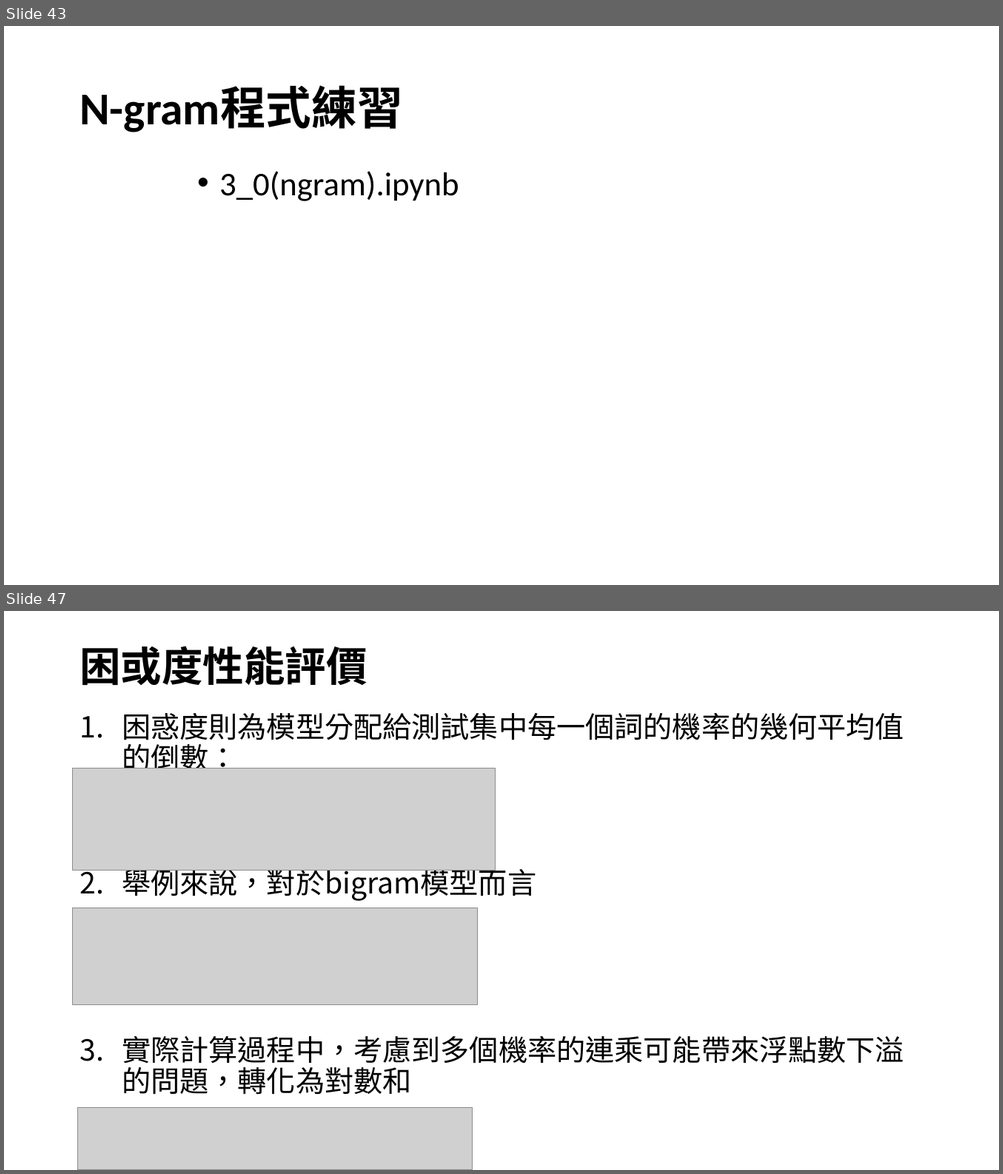
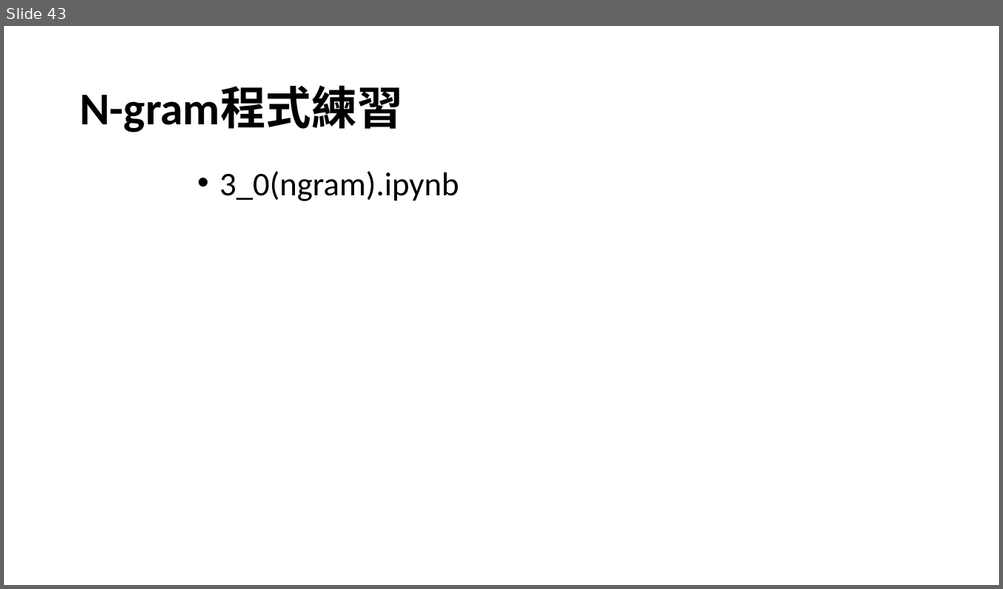
Before and after one commit to joshhu/nlp_must2022, a slide deck: lecture03.pptx. Shown one above the other, each under a label of ours: slides 43 and 47 before the commit, slide 43 after it; the slides between them are not shown. The pictures are 1003x1174 and 1003x589 pixels, drawn with LibreOffice and Linux fonts; fonts in the diff are those of the drawing; grey boxes stand for pictures. Boxes give left, top, right and bottom in pixels: in the first picture for what was removed or moved away, otherwise in the second. Text is boxed around its words. In the diff, an @@ line names an element or a change of style, - is before the commit and + after.

```diff
--- a/lecture03.pptx
+++ b/lecture03.pptx
@@ slide 47 removed at (4, 611, 999, 1170), background #FFFFFF @@
@@ title removed at (79, 646, 367, 685) @@
-困或度性能評價
@@ text removed at (122, 713, 904, 1095) @@
-1. 困惑度則為模型分配給測試集中每一個詞的機率的幾何平均值的倒數：
-2. 舉例來說，對於bigram模型而言
-3. 實際計算過程中，考慮到多個機率的連乘可能帶來浮點數下溢的問題，轉化為對數和
@@ picture removed at (73, 769, 495, 870) @@
@@ picture removed at (73, 908, 478, 1005) @@
@@ picture removed at (77, 1108, 472, 1170) @@
```
Also in this commit, not shown: 1 slide changed, 3 other slides removed.
